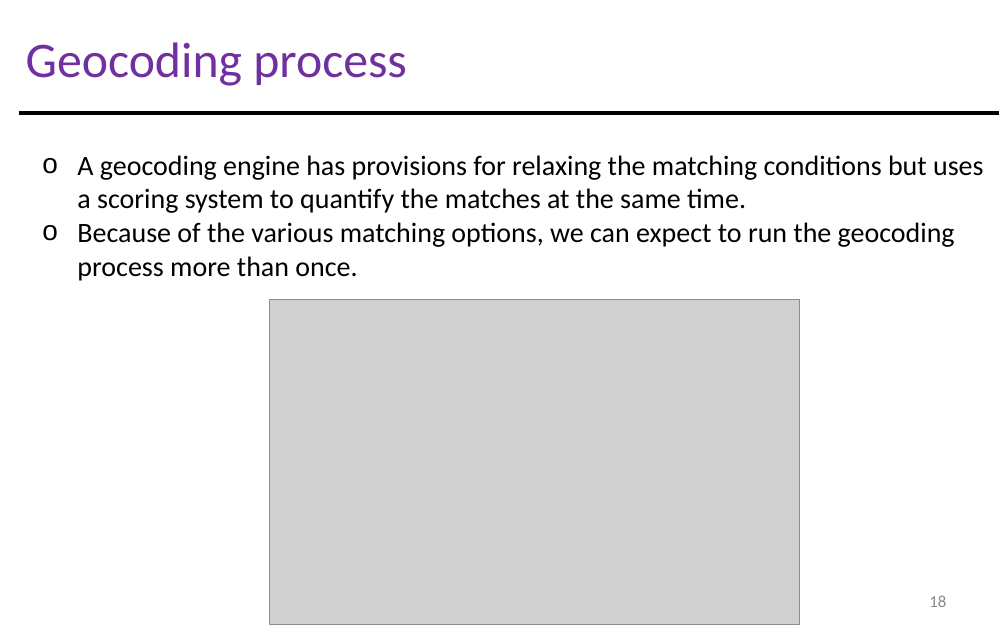
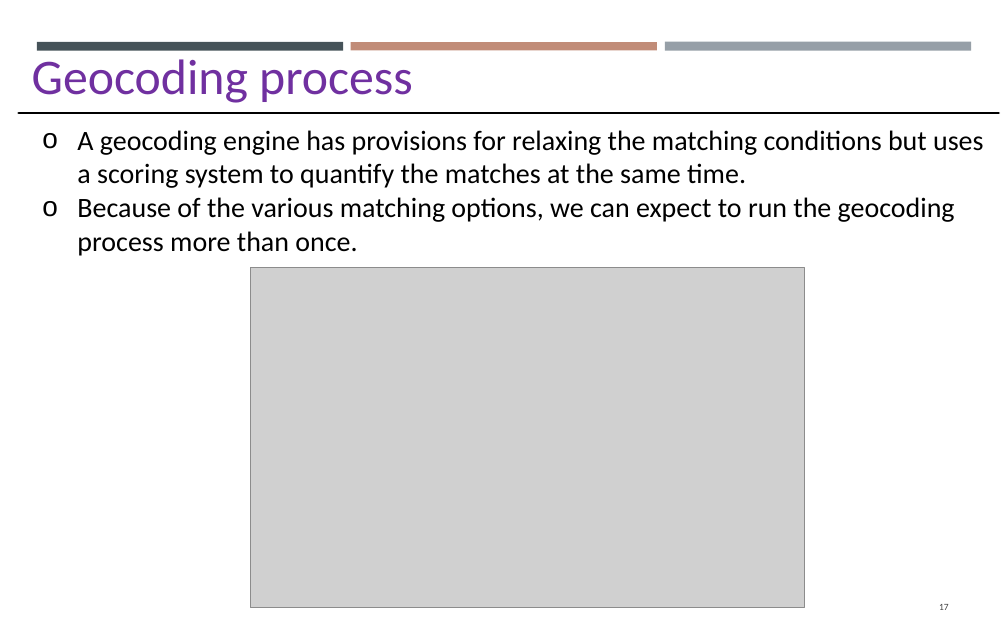
Before and after one commit to gisynw/GIS_I, a slide deck: slide 17 of docs/Lectures/Week12/Lecture12_GEOG2475_Geocoding.pptx (slide 18 before the commit). Drawn at 1008x630 pixels with LibreOffice and Linux fonts; fonts in the diff are those of the drawing; grey boxes stand for pictures. Boxes give left, top, right and bottom in pixels: in the first picture for what was removed or moved away, otherwise in the second. Text is boxed around its words. In the diff, an @@ line names an element or a change of style, - is before the commit and + after.

```diff
--- a/docs/Lectures/Week12/Lecture12_GEOG2475_Geocoding.pptx
+++ b/docs/Lectures/Week12/Lecture12_GEOG2475_Geocoding.pptx
@@ text "Geocoding process": place and size @@
-text "Geocoding process" at <box>26,42,407,86</box>
+text "Geocoding process" at <box>32,59,413,103</box>
@@ rectangle added at <box>37,43,343,52</box>, fill #465359 @@
@@ rectangle added at <box>351,43,656,50</box>, fill #C18C78 @@
@@ rectangle added at <box>665,41,971,50</box>, fill #969FA7 @@
@@ text "A geocoding engine has provisions ...": place and size @@
-text "A geocoding engine has provisions ..." at <box>77,155,984,281</box>
+text "A geocoding engine has provisions ..." at <box>77,130,984,256</box>
@@ picture: place and size @@
-picture at <box>270,300,800,625</box>
+picture at <box>250,268,804,607</box>
@@ page number at <box>939,604,949,610</box>: text changed; size 10.8 to 6.1 pt; text colour #8C8C8C to #404040 @@
-18
+17
```
Also in this commit, not shown: 23 other slides changed, 3 slides added, 4 slides removed, 17 other files.
